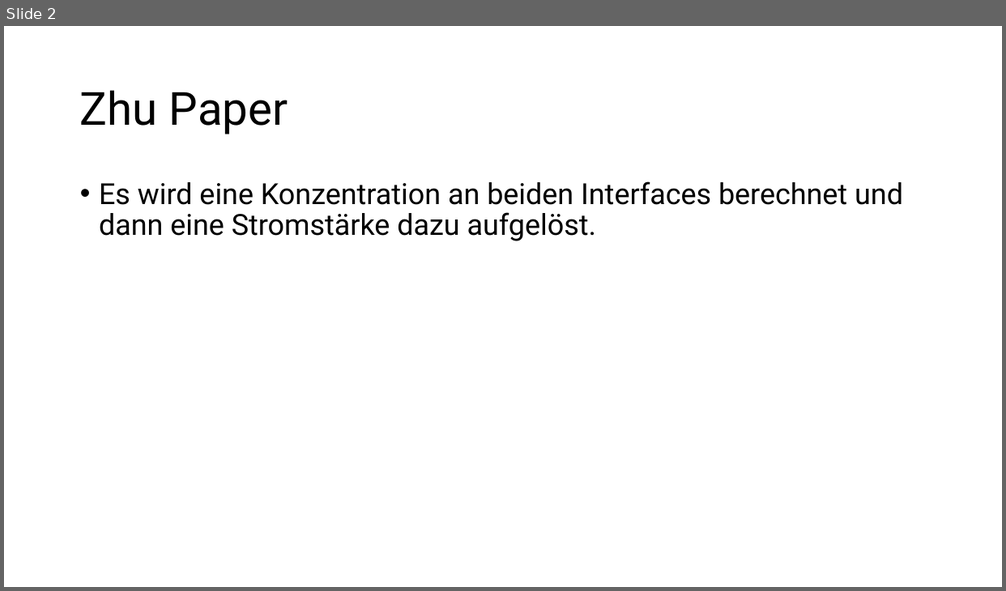
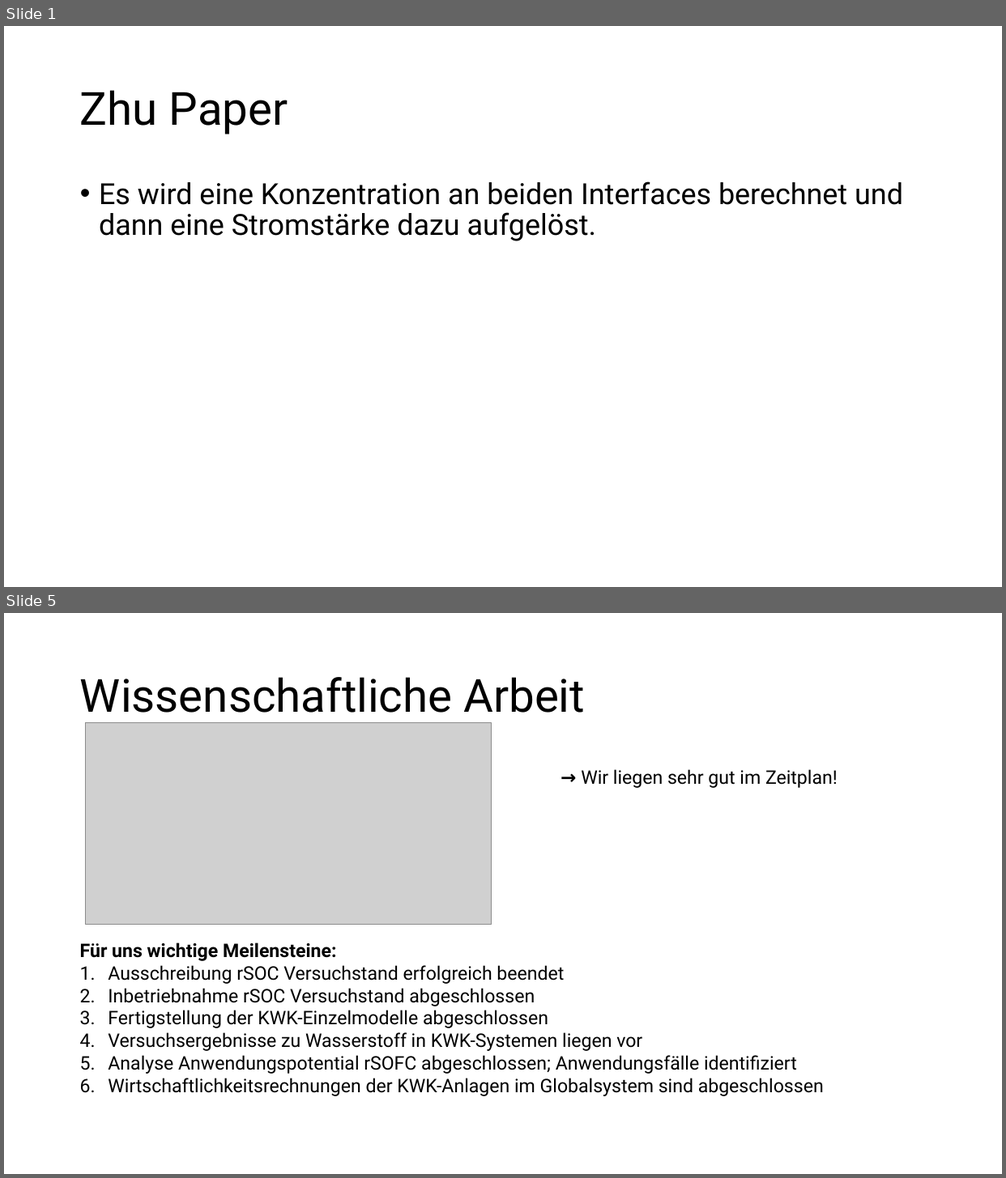
Before and after one commit to fatih4728/rSOC, a slide deck: Sketches.pptx. Shown one above the other, each under a label of ours: slide 2 before the commit, slides 1 and 5 after it; the slides between them are not shown. The pictures are 1006x591 and 1006x1178 pixels, drawn with LibreOffice and Linux fonts; fonts in the diff are those of the drawing; grey boxes stand for pictures. Boxes give left, top, right and bottom in pixels: in the first picture for what was removed or moved away, otherwise in the second. Text is boxed around its words. In the diff, an @@ line names an element or a change of style, - is before the commit and + after.

```diff
--- a/Sketches.pptx
+++ b/Sketches.pptx
@@ slide 5 added at [4, 613, 1002, 1174], background #FFFFFF @@
@@ title added at [80, 677, 585, 713], 44 pt, text #000000 @@
+Wissenschaftliche Arbeit
@@ picture added at [86, 723, 492, 925] @@
@@ text added at [581, 769, 837, 788], 18 pt, text #000000 @@
+→ Wir liegen sehr gut im Zeitplan!
@@ text added at [80, 943, 824, 1097], 18 pt, text #000000 @@
+Für uns wichtige Meilensteine:
+1. Ausschreibung rSOC Versuchstand erfolgreich beendet
+2. Inbetriebnahme rSOC Versuchstand abgeschlossen
+3. Fertigstellung der KWK-Einzelmodelle abgeschlossen
+4. Versuchsergebnisse zu Wasserstoff in KWK-Systemen liegen vor
+5. Analyse Anwendungspotential rSOFC abgeschlossen; Anwendungsfälle identifiziert
+6. Wirtschaftlichkeitsrechnungen der KWK-Anlagen im Globalsystem sind abgeschlossen
@@ what was slide 2 is now slide 1 @@
```
Also in this commit, not shown: 7 other slides added, 4 other files.
